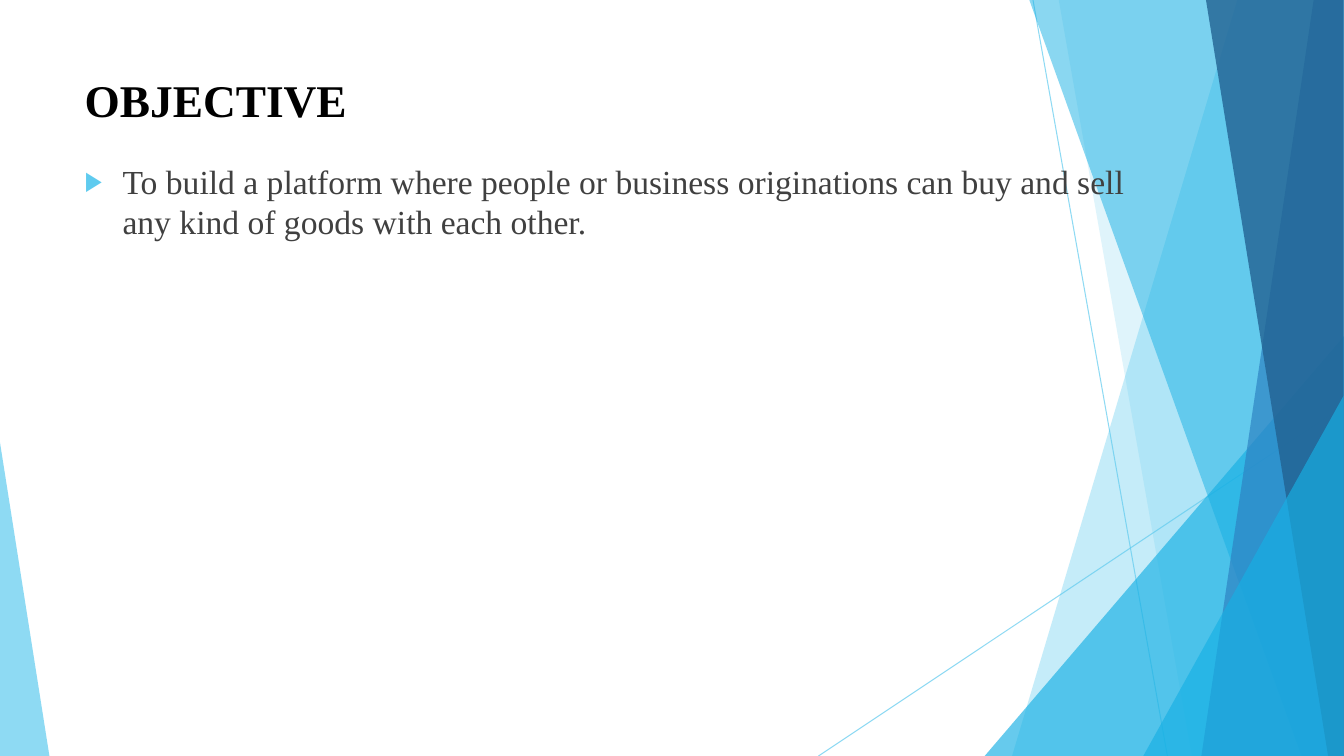
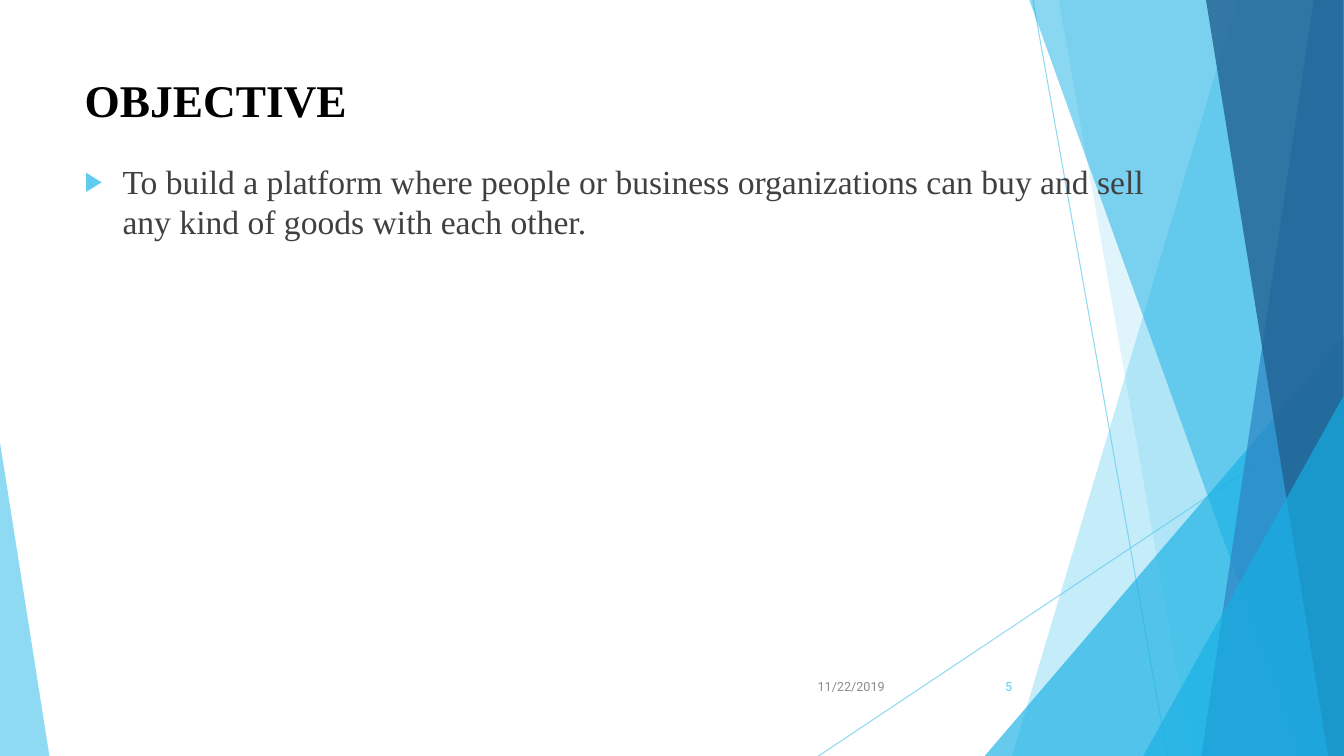
Before and after one commit to KojuOrg/E-Mart-Document, a slide deck: slide 5 of Proposal/Presentation/ProposalSlide.pptx. Drawn at 1344x756 pixels with LibreOffice and Linux fonts; fonts in the diff are those of the drawing. Boxes give left, top, right and bottom in pixels: in the first picture for what was removed or moved away, otherwise in the second. Text is boxed around its words. In the diff, an @@ line names an element or a change of style, - is before the commit and + after.

Commit message:
FinalPresentation

```diff
--- a/Proposal/Presentation/ProposalSlide.pptx
+++ b/Proposal/Presentation/ProposalSlide.pptx
@@ text at box(123, 168, 1144, 241): text changed @@
-▶ To build a platform where people or business originations can buy and sell any kind of goods with each other.
+▶ To build a platform where people or business organizations can buy and sell any kind of goods with each other.
@@ text added at box(818, 682, 885, 692), 9 pt, text #8C8C8C @@
+11/22/2019
@@ page number added at box(1005, 682, 1012, 691), 9 pt, text #5FCBEF @@
+5
```
Also in this commit, not shown: 13 other slides changed, 1 other file.
